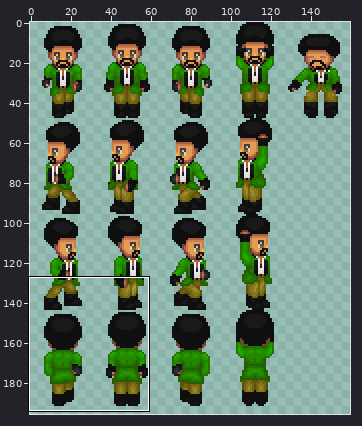
A sprite sheet gets an edit: img/characters/MV_FF13_Sazh.png. The picture above shows the old version from afar; the outline marks the close-up.
Close-up. As it was:
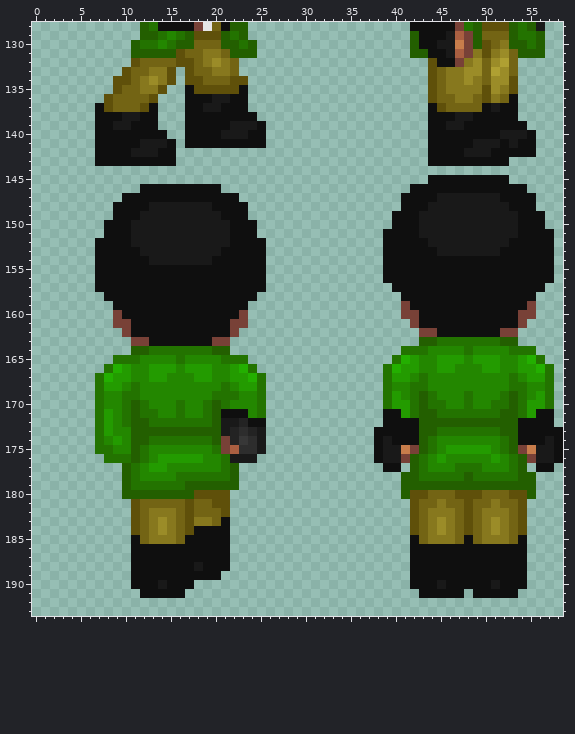
The file is 384x384 pixels. Colours within 5 levels of each other are drawn and written as one. Shown: x 0..58, y 128..193. The wide view leaves out empty margins. The commit also changed other parts of the picture, which this record leaves out.
Once edited:
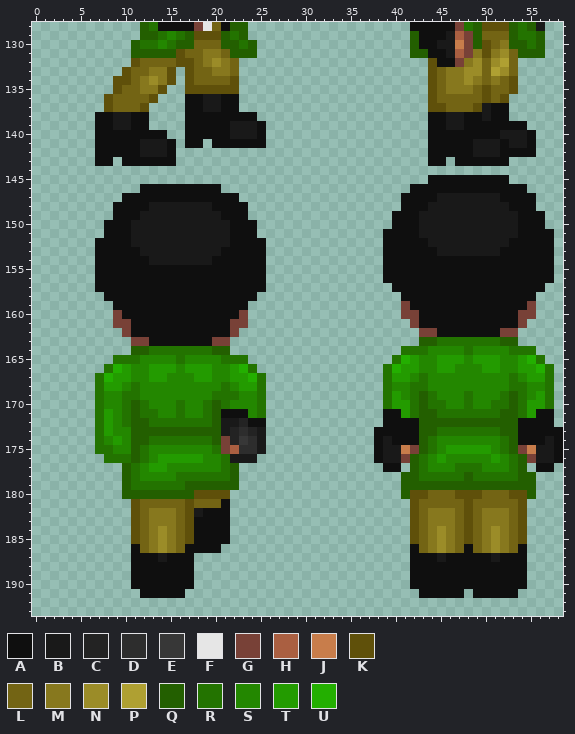
Palette (. is transparent): A #0f0f0f  B #191919  C #232323  D #2d2d2d  E #373737  F #e6e6e6  G #784137  H #aa5f41  J #c87d4b  K #5f500a  L #736414  M #87781e  N #9b8c28  P #afa032  Q #235f00  R #237300  S #238700  T #239b00  U #23af00
What changed:
{"y":134,"x":18,"old":"K","new":"L"}
{"y":134,"x":23,"old":"K","new":"."}
{"y":134,"x":51,"old":"NN","new":"ML"}
{"y":135,"x":17,"old":"A","new":"K"}
{"y":135,"x":23,"old":"A","new":"."}
{"y":135,"x":49,"old":"M","new":"L"}
{"y":135,"x":51,"old":"NM","new":"LL"}
{"y":136,"x":19,"old":"A","new":"B"}
{"y":136,"x":21,"old":"B","new":"A"}
{"y":136,"x":23,"old":"A","new":"."}
{"y":136,"x":47,"old":"MM","new":"LL"}
{"y":136,"x":51,"old":"MLA","new":"LK."}
{"y":137,"x":7,"old":"A","new":"."}
{"y":137,"x":13,"old":"A","new":"."}
{"y":137,"x":23,"old":"A","new":"."}
{"y":137,"x":44,"old":"A","new":"K"}
{"y":137,"x":49,"old":"LAB","new":"KBA"}
{"y":137,"x":53,"old":"A","new":"."}
{"y":138,"x":9,"old":"A","new":"B"}
{"y":138,"x":11,"old":"B","new":"A"}
{"y":138,"x":13,"old":"A","new":"."}
{"y":138,"x":46,"old":"A","new":"B"}
{"y":138,"x":48,"old":"B","new":"A"}
{"y":138,"x":50,"old":"A","new":"B"}
{"y":138,"x":53,"old":"A","new":"."}
{"y":139,"x":13,"old":"A","new":"."}
{"y":140,"x":21,"old":"B","new":"A"}
{"y":140,"x":24,"old":"A","new":"B"}
{"y":141,"x":19,"old":"A","new":"."}
{"y":141,"x":54,"old":"A","new":"B"}
{"y":142,"x":11,"old":"B","new":"A"}
{"y":142,"x":14,"old":"A","new":"B"}
{"y":142,"x":48,"old":"B","new":"A"}
{"y":142,"x":51,"old":"A","new":"B"}
{"y":143,"x":9,"old":"A","new":"."}
{"y":143,"x":46,"old":"A","new":"."}
{"y":181,"x":20,"old":"KK","new":"LA"}
{"y":181,"x":45,"old":"M","new":"L"}
{"y":181,"x":51,"old":"M","new":"L"}
{"y":182,"x":18,"old":"LLLK","new":"BAAA"}
{"y":183,"x":14,"old":"N","new":"M"}
{"y":183,"x":18,"old":"MML","new":"AAA"}
{"y":183,"x":45,"old":"N","new":"M"}
{"y":183,"x":51,"old":"N","new":"M"}
{"y":185,"x":11,"old":"A","new":"K"}
{"y":185,"x":14,"old":"M","new":"N"}
{"y":185,"x":17,"old":"A","new":"K"}
{"y":185,"x":42,"old":"A","new":"K"}
{"y":185,"x":45,"old":"M","new":"N"}
{"y":185,"x":48,"old":"A","new":"K"}
{"y":185,"x":51,"old":"M","new":"N"}
{"y":185,"x":54,"old":"A","new":"K"}
{"y":186,"x":12,"old":"AAAAA","new":"LMNML"}
{"y":186,"x":21,"old":"A","new":"."}
{"y":186,"x":43,"old":"AAAAA","new":"LMNML"}
{"y":186,"x":49,"old":"AAAAA","new":"LMNML"}
{"y":187,"x":14,"old":"A","new":"B"}
{"y":187,"x":18,"old":"AAAA","new":"...."}
{"y":187,"x":45,"old":"A","new":"B"}
{"y":187,"x":51,"old":"A","new":"B"}
{"y":188,"x":18,"old":"BAAA","new":"...."}
{"y":189,"x":18,"old":"AAA","new":"..."}
{"y":190,"x":14,"old":"B","new":"A"}
{"y":190,"x":45,"old":"B","new":"A"}
{"y":190,"x":51,"old":"B","new":"A"}
